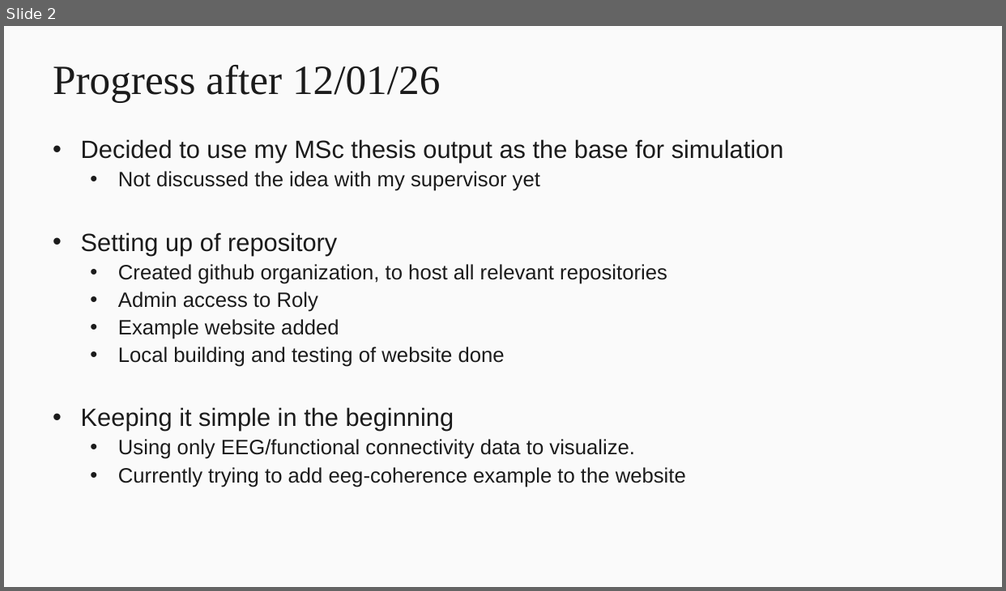
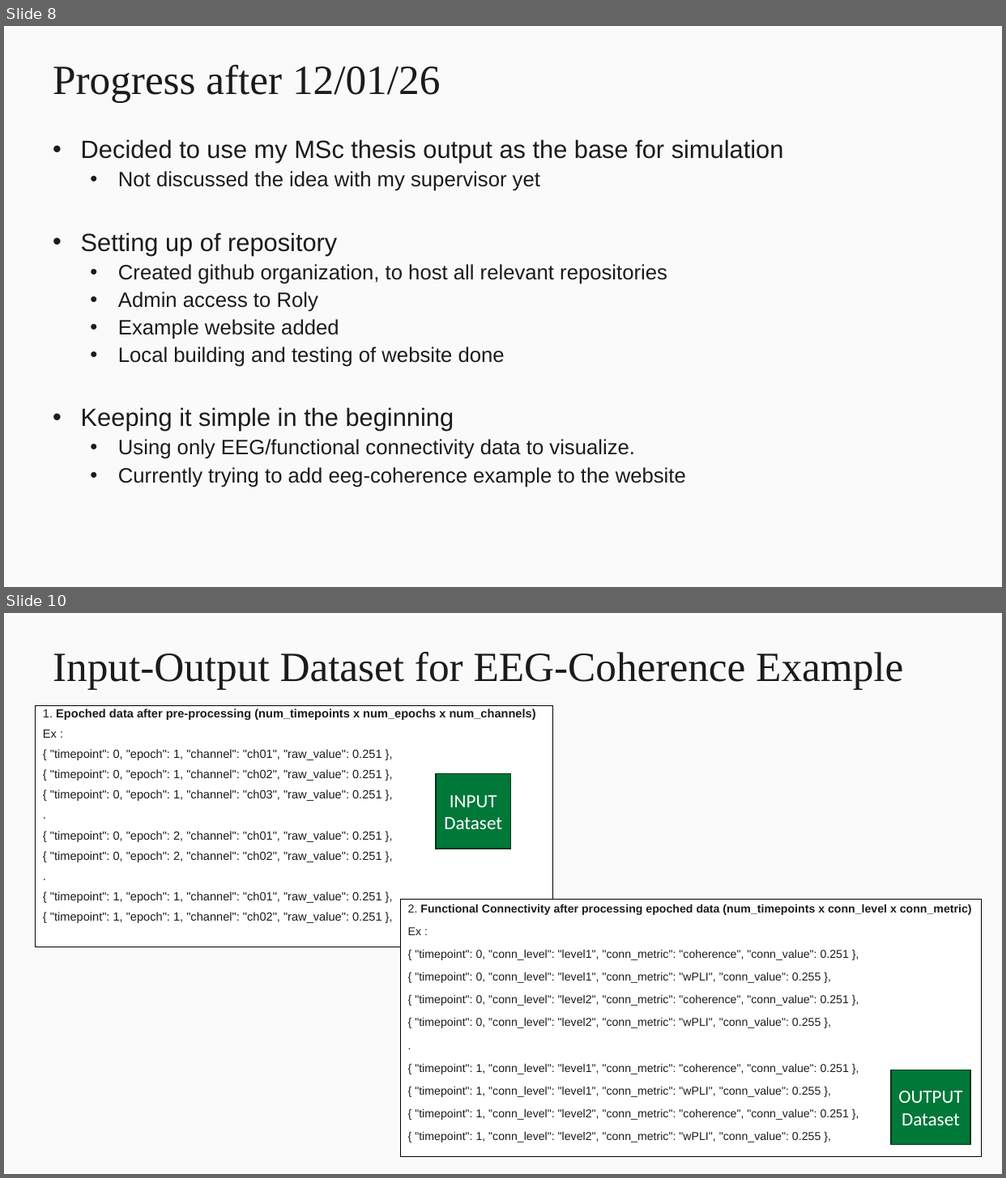
Before and after one commit to neuro-kp/neuro-fluid, a slide deck: doc/fluid_neural_data_example.pptx. Shown one above the other, each under a label of ours: slide 2 before the commit, slides 8 and 10 after it; the slides between them are not shown. The pictures are 1006x591 and 1006x1178 pixels, drawn with LibreOffice and Linux fonts; fonts in the diff are those of the drawing; background and template pictures are left out. Boxes give left, top, right and bottom in pixels: in the first picture for what was removed or moved away, otherwise in the second. Text is boxed around its words. In the diff, an @@ line names an element or a change of style, - is before the commit and + after.

Commit message:
Added processing steps for EEG dataset

```diff
--- a/doc/fluid_neural_data_example.pptx
+++ b/doc/fluid_neural_data_example.pptx
@@ slide 10 added at [4, 613, 1002, 1174], background #FAFAFA @@
@@ title added at [53, 652, 903, 690], 40 pt, text #1B1B1B @@
+Input-Output Dataset for EEG-Coherence Example
@@ text added at [36, 706, 553, 947], fill #FFFFFF, outline #000000 0.75 pt, 11.4 pt, text #1B1B1B @@
+1. Epoched data after pre-processing (num_timepoints x num_epochs x num_channels)
+Ex :
+{ "timepoint": 0, "epoch": 1, "channel": "ch01", "raw_value": 0.251 },
+{ "timepoint": 0, "epoch": 1, "channel": "ch02", "raw_value": 0.251 },
+{ "timepoint": 0, "epoch": 1, "channel": "ch03", "raw_value": 0.251 },
+.
+{ "timepoint": 0, "epoch": 2, "channel": "ch01", "raw_value": 0.251 },
+{ "timepoint": 0, "epoch": 2, "channel": "ch02", "raw_value": 0.251 },
+.
+{ "timepoint": 1, "epoch": 1, "channel": "ch01", "raw_value": 0.251 },
+{ "timepoint": 1, "epoch": 1, "channel": "ch02", "raw_value": 0.251 },
@@ rectangle added at [436, 774, 511, 849], fill #007838, outline #003519 1 pt, 18 pt, text #FFFFFF @@
+INPUT Dataset
@@ rectangle added at [401, 900, 982, 1157], fill #FFFFFF, outline #000000 0.75 pt, 11 pt, text #1B1B1B @@
+2. Functional Connectivity after processing epoched data (num_timepoints x conn_level x conn_metric)
+Ex :
+{ "timepoint": 0, "conn_level": "level1", "conn_metric": "coherence", "conn_value": 0.251 },
+{ "timepoint": 0, "conn_level": "level1", "conn_metric": "wPLI", "conn_value": 0.255 },
+{ "timepoint": 0, "conn_level": "level2", "conn_metric": "coherence", "conn_value": 0.251 },
+{ "timepoint": 0, "conn_level": "level2", "conn_metric": "wPLI", "conn_value": 0.255 },
+.
+{ "timepoint": 1, "conn_level": "level1", "conn_metric": "coherence", "conn_value": 0.251 },
+{ "timepoint": 1, "conn_level": "level1", "conn_metric": "wPLI", "conn_value": 0.255 },
+{ "timepoint": 1, "conn_level": "level2", "conn_metric": "coherence", "conn_value": 0.251 },
+{ "timepoint": 1, "conn_level": "level2", "conn_metric": "wPLI", "conn_value": 0.255 },
@@ rectangle added at [891, 1071, 970, 1145], fill #007838, outline #003519 1 pt, 18 pt, text #FFFFFF @@
+OUTPUT Dataset
@@ what was slide 2 is now slide 8 @@
```
Also in this commit, not shown: 2 other slides added.
